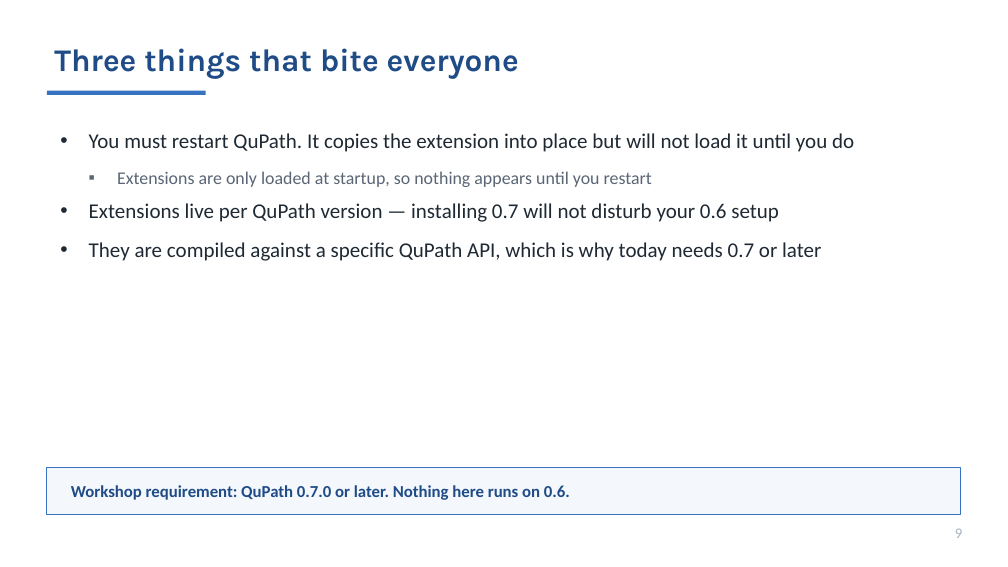
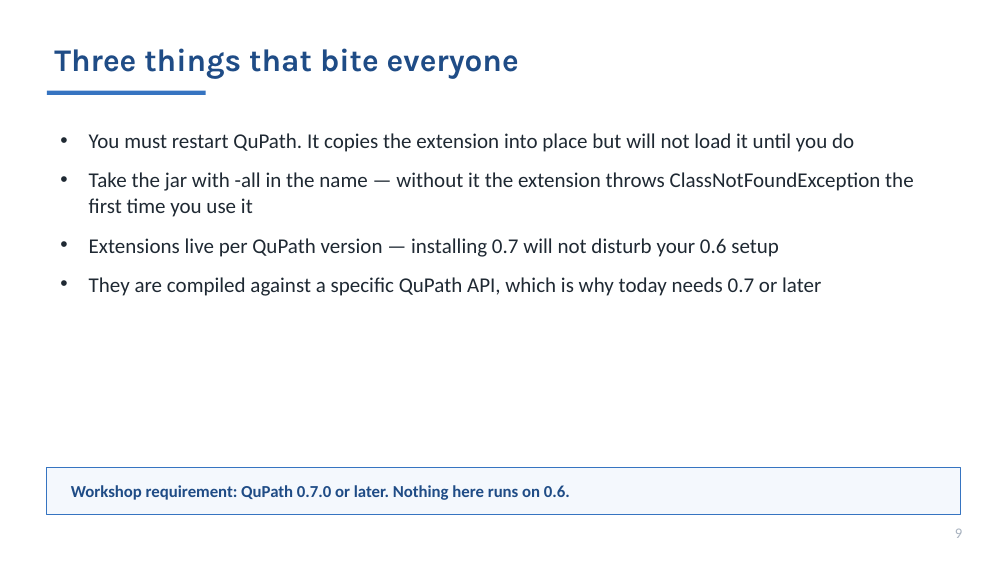
Before and after one commit to MichaelSNelson/BINA-I2K-2026-QuPath-Extensions, a slide deck: slide 9 of I2K_2026_QuPath_Extensions.pptx. Drawn at 1008x567 pixels with LibreOffice and Linux fonts; fonts in the diff are those of the drawing. Boxes give left, top, right and bottom in pixels: in the first picture for what was removed or moved away, otherwise in the second. Text is boxed around its words. In the diff, an @@ line names an element or a change of style, - is before the commit and + after.

```diff
--- a/I2K_2026_QuPath_Extensions.pptx
+++ b/I2K_2026_QuPath_Extensions.pptx
@@ text at [89, 172, 914, 217]: text changed; size 17 to 20 pt; text colour #5A6675 to #1F2933 @@
-  ▪ Extensions are only loaded at startup, so nothing appears until you restart
+• Take the jar with -all in the name — without it the extension throws ClassNotFoundException the first time you use it
```
Also in this commit, not shown: 5 other slides changed, 10 other files.
